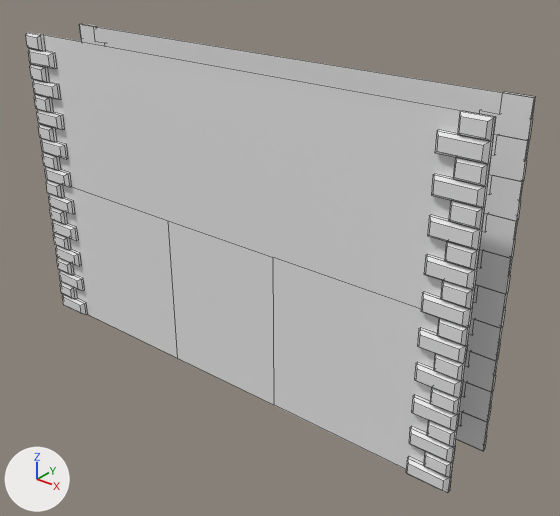
The Blender file Assets/Meshes/Walls/Solid.blend, before and after one commit.
One viewpoint serves both versions: a 50 mm camera at (14.32, -16.01, 14.35) aimed at (1.18, 0.43, 4.17). The lights are fixed; the arrows at lower left show +X, +Y and +Z. Mesh edges are drawn as thin lines.

In view in the first picture: 'Bricks', 'Wall'.
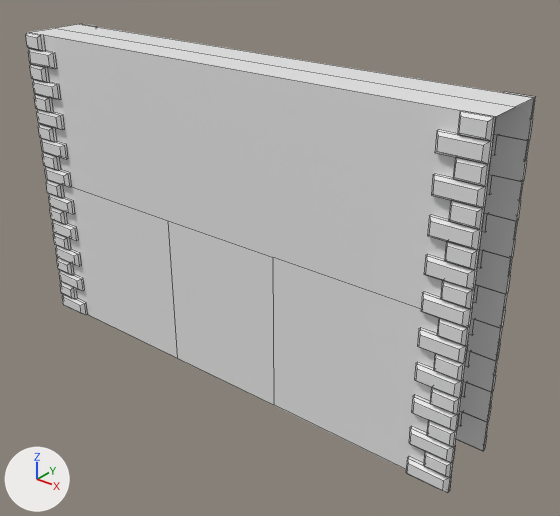
Boxes (x1, y1, x2, y2) around the edits, measured in the pictures (560 x 516 px):
'Wall', reshaped
    before: (44, 24, 534, 469)
    after: (32, 24, 534, 469)
part 1 of me_plane_003, added
    after: (32, 24, 533, 117)

Edits to the bpy script that builds the scene:
```text
Change me_plane_003:
    where me_plane_003.from_pydata(...)  # 12 vertices, 4 faces, 1 loose edge; spans x -8.0..8.0, y 0.0..1.0, z 0.0..10.0
    used by ob_wall; location = (0.0, 0.0, 0.0)
    verts and faces of me_plane_003; kept vertices keep their numbers, new ones are numbered from 12
    before: 2 (-8.0, 1.0, 10.0) at pixel (79, 24), 3 (8.0, 1.0, 10.0) at pixel (534, 97)
    me_plane_003 part 1
    add verts[12] = (-8.0, 0.0, 10.0)  # pixel (55, 28)
    add verts[13] = (8.0, 0.0, 10.0)  # pixel (515, 106)
    add faces += [(2, 12, 13, 3)]
```
